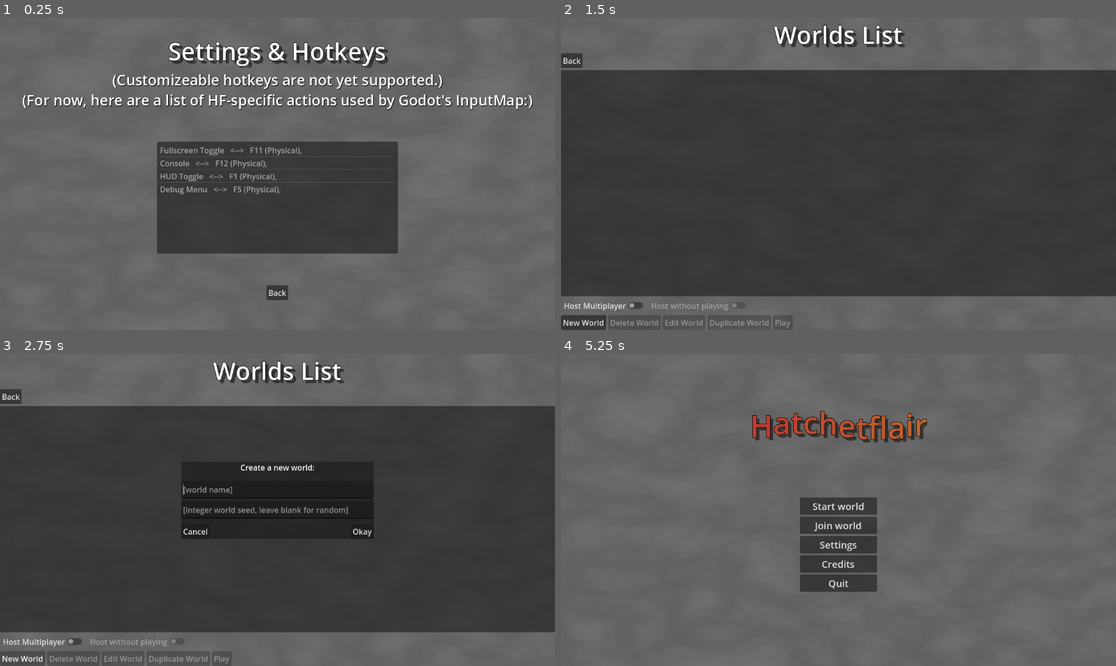
Above: before the commit, frames 1-4 (two rows, left to right).
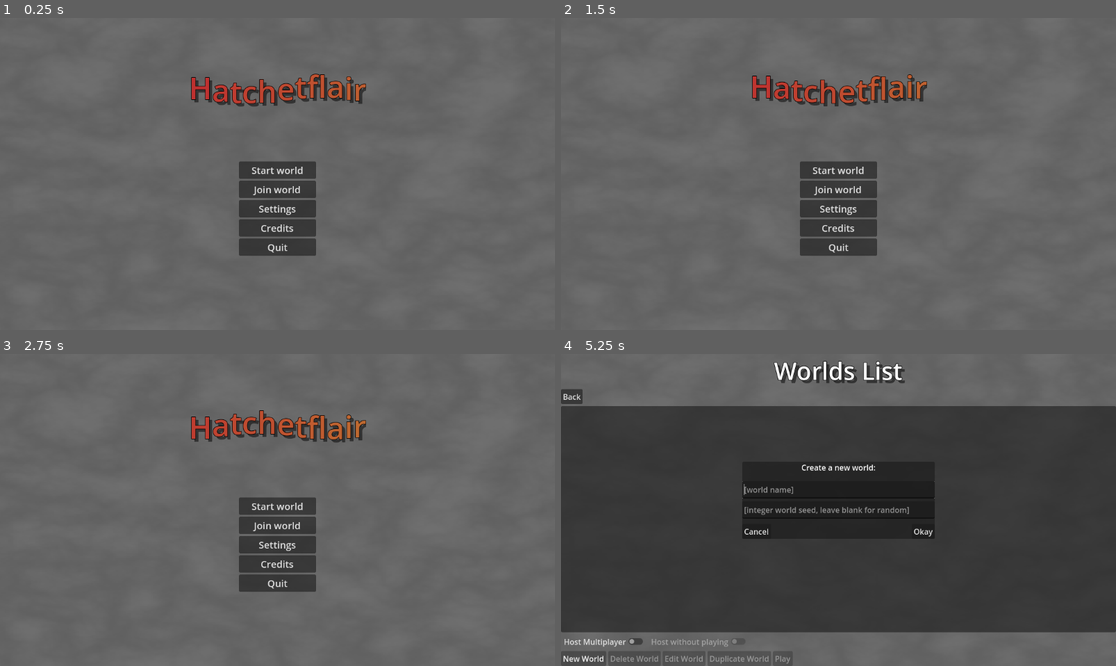
Above: after the commit, the same moments.

Repository: pixerhp/Hatchetflair
Game: Godot game, scene res://scenes/main_scenes/main_menu.tscn
Two runs of this game, one before a commit and one after it. Both use one fixed random seed, a clock stepped at 60 frames per second and the inputs below.
Inputs (mouse positions are in pixels of both pictures, inside the frame that each line leads up to):
- Up to frame 1 (0.25 s): no input
- Up to frame 2 (1.5 s): click "Back" (after the commit: "Start world") at 0.5 s; click "Start world" (after the commit: "Back") at 1.25 s
- Up to frame 3 (2.75 s): click (22, 659) at 2 s, where only the run before the commit has a clickable "New World"
- Up to frame 4 (5.25 s): click (583, 659) at 2.75 s, where only the run before the commit has a clickable "New World"; click (921, 531) at 3.5 s, where only the run before the commit has a clickable "Okay"; click "Back" (after the commit: "Start world") at 4.25 s; click (583, 659) at 5 s, where only the run after the commit has a clickable "New World"

The runs differ from the first frame. In frame 1, 18% of the frame differs, in the area x 4-96%, y 7-91%; in frame 2, 70%; in frame 3, 71%, in the area x 0-100%, y 2-100%; in frame 4, 71%.

Commit message:
Slightly improved settings menu code

Diff:
--- a/scenes/main_scenes/main_menu.tscn
+++ b/scenes/main_scenes/main_menu.tscn
@@ -44,7 +44,6 @@
 grow_vertical = 2
 
 [node name="TitleMenu" type="Control" parent="Menus"]
-visible = false
 layout_mode = 1
 anchors_preset = 15
 anchor_right = 1.0
@@ -664,6 +663,7 @@
 text = "Cancel"
 
 [node name="SettingsMenu" type="Control" parent="Menus"]
+visible = false
 layout_mode = 1
 anchors_preset = 15
 anchor_right = 1.0
--- a/scripts/main_menu/menu_settings.gd
+++ b/scripts/main_menu/menu_settings.gd
@@ -5,10 +5,12 @@
 
 func _ready():
 	settings_list_node.clear()
-	var item_text: String
+	var events_text: String
 	for action in InputMap.get_actions():
 		if not action.substr(0, 3) == "ui_":
-			item_text = action + "   <-->   "
+			events_text = ""
 			for event in InputMap.action_get_events(action):
-				item_text += event.as_text() + ", "
-			settings_list_node.add_item(item_text)
+				events_text += event.as_text() + ";  "
+			if not events_text.is_empty():
+				events_text = events_text.erase(events_text.length() - 3, 2)
+			settings_list_node.add_item(action + "   <-->   " + events_text)
